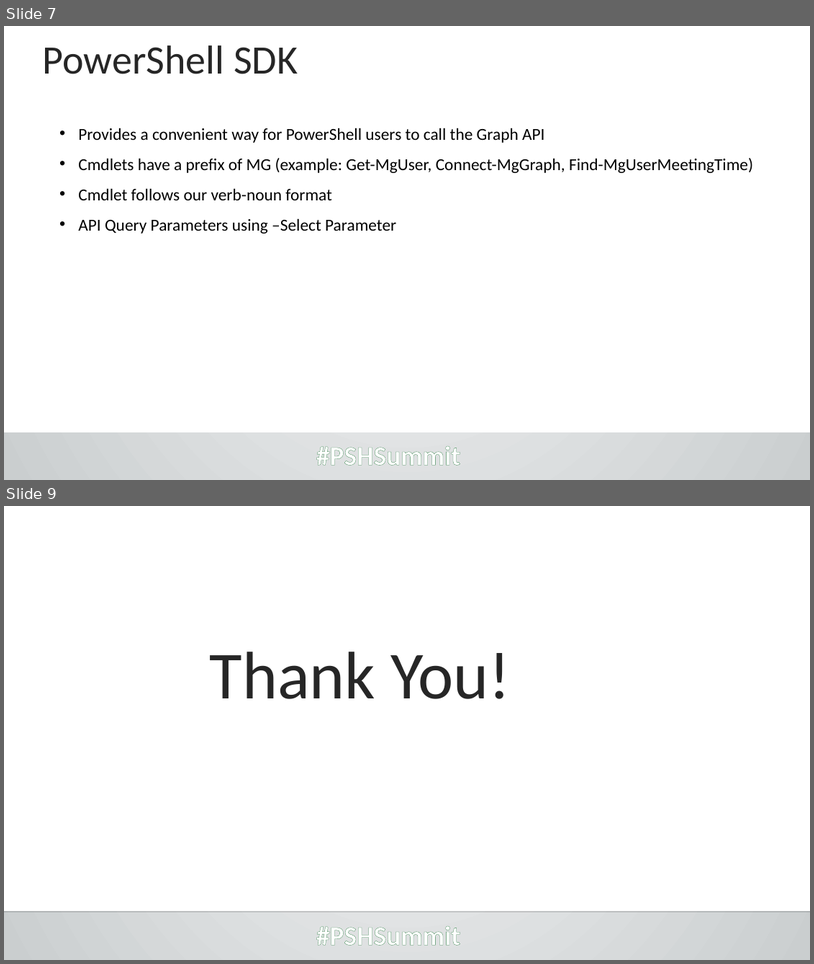
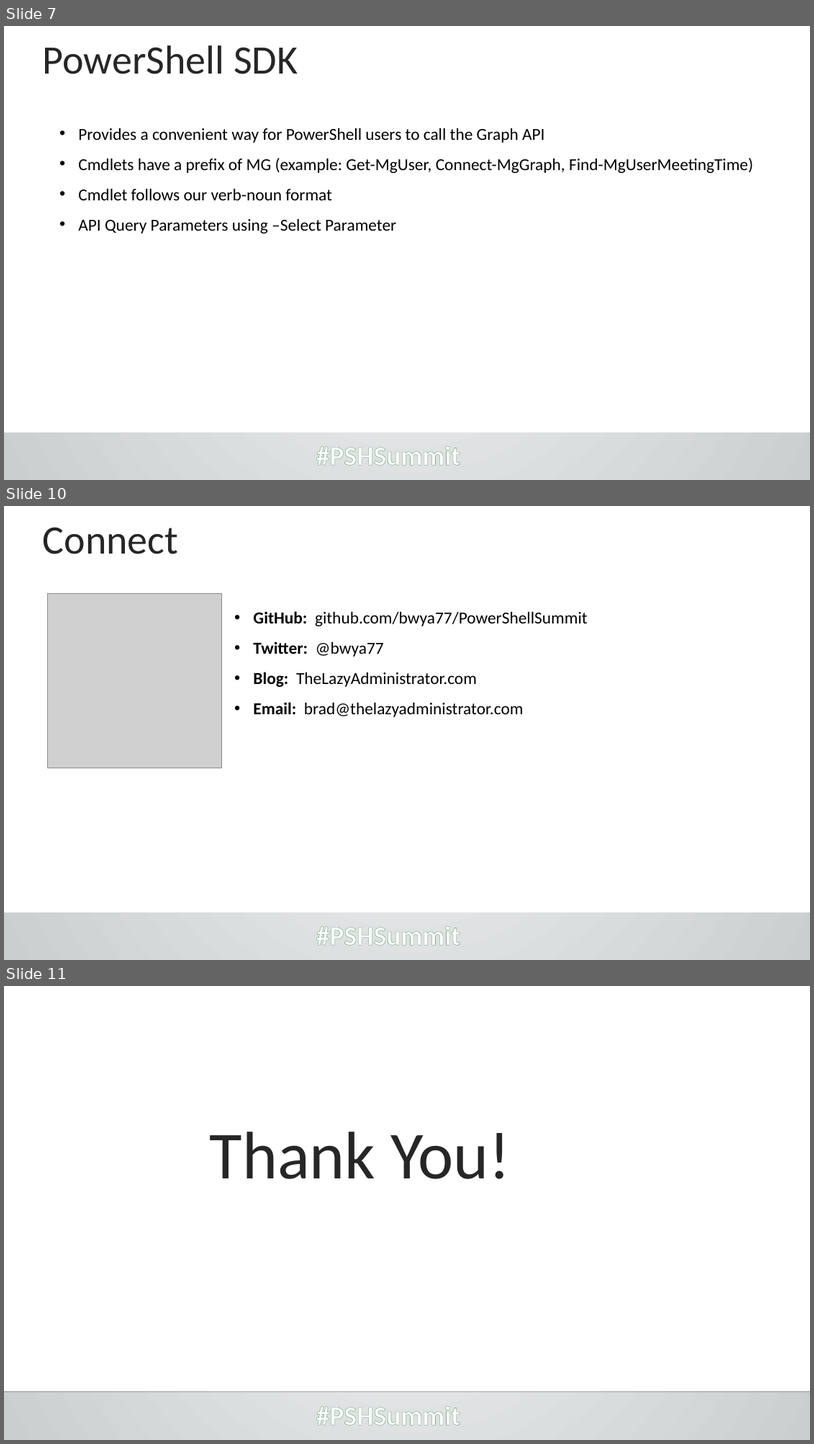
Before and after one commit to bwya77/PowerShellSummit, a slide deck: Summit_2021_Template.pptx. Shown one above the other, each under a label of ours: slides 7 and 9 before the commit, slides 7, 10 and 11 after it; the slides between them are not shown. The pictures are 814x964 and 814x1444 pixels, drawn with LibreOffice and Linux fonts; fonts in the diff are those of the drawing; grey boxes stand for pictures; background and template pictures are left out. Boxes give left, top, right and bottom in pixels: in the first picture for what was removed or moved away, otherwise in the second. Text is boxed around its words. In the diff, an @@ line names an element or a change of style, - is before the commit and + after.

```diff
--- a/Summit_2021_Template.pptx
+++ b/Summit_2021_Template.pptx
@@ slide 10 added at (4,506,810,960), background gradient #F0F2F3 to #CACED0; not listed: 2 template elements that a slide beside it also shows @@
@@ rectangle added at (4,507,810,911), fill #FFFFFF, outline #FFFFFF 1.25 pt @@
@@ text added at (43,527,178,554), 48 pt, text #262626 @@
+Connect
@@ picture added at (47,594,221,768) @@
@@ text added at (253,611,588,717), 20 pt, text #000000 @@
+• GitHub: github.com/bwya77/PowerShellSummit
+• Twitter: @bwya77
+• Blog: TheLazyAdministrator.com
+• Email: brad@thelazyadministrator.com
@@ what was slide 9 is now slide 11 @@
```
Also in this commit, not shown: 1 slide changed, 1 other slide added, 2 slides removed, 2 other files.
